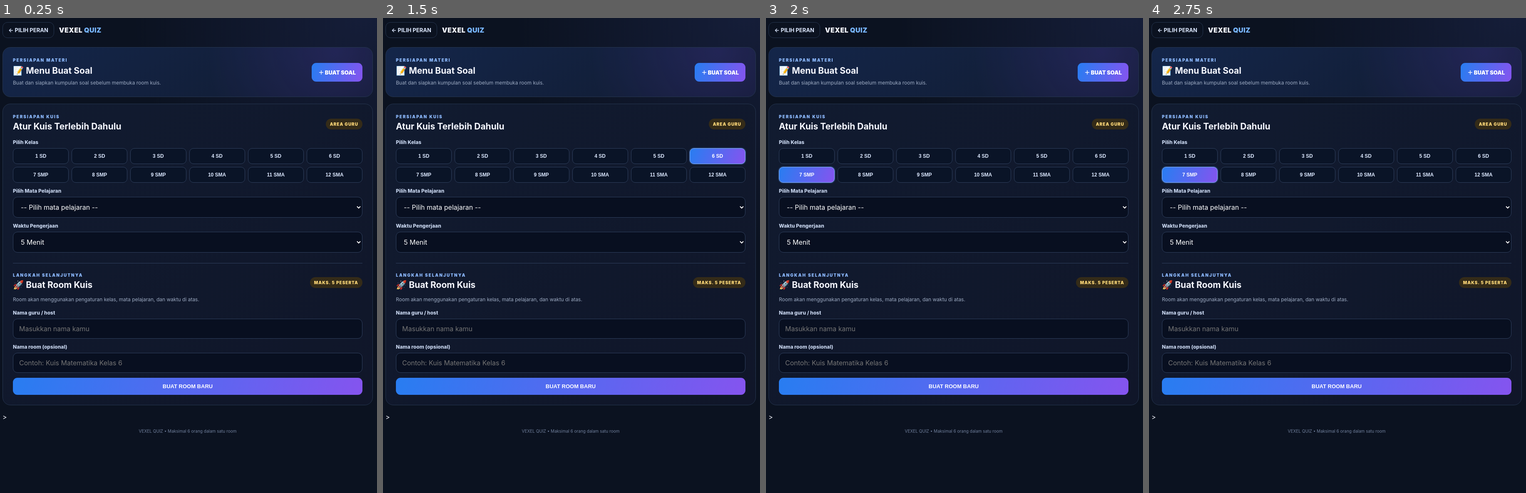
Above: before the commit, frames 1-4 (left to right).
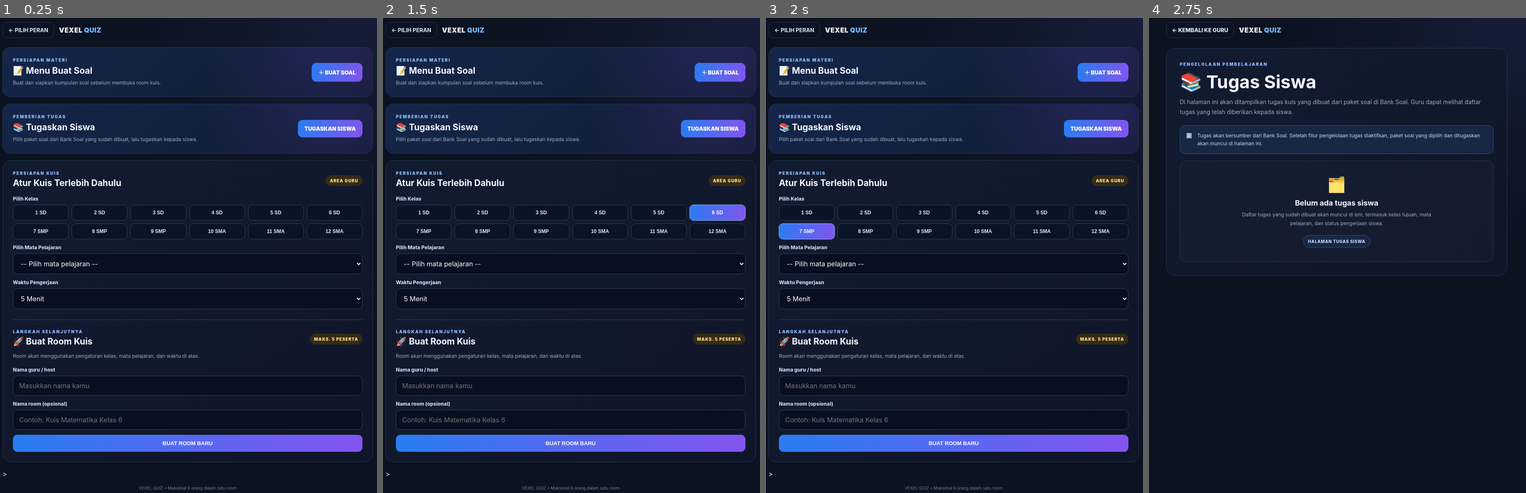
Above: after the commit, the same moments.

Repository: vexelkang-cell/gamepai
Game: browser game, page vexel-quiz/guru/index.html
Same seed, same stepped clock (60 frames per second), same inputs: the game is played once before the commit and once after it.
Inputs (mouse positions are in pixels of both pictures, inside the frame that each line leads up to):
- Up to frame 1 (0.25 s): no input
- Up to frame 2 (1.5 s): click "6 SD" at 1.27 s
- Up to frame 3 (2 s): click "7 SMP" at 1.87 s
- Up to frame 4 (2.75 s): click (1480, 127) at 2.02 s, where only the run after the commit has a clickable "TUGASKAN SISWA"

The runs differ from the first frame. In frame 1, 16% of the frame differs, in the area x 0-99%, y 18-100%; in frame 2, 17%; in frame 3, 17%; in frame 4, 15%.
Error in both runs: TypeError: Cannot read properties of null (reading 'addEventListener')

Commit message:
Tambahkan menu Tugaskan Siswa pada halaman guru

Diff:
--- a/vexel-quiz/guru/index.html
+++ b/vexel-quiz/guru/index.html
@@ -49,6 +49,10 @@
  <div class="question-menu-copy"><div class="eyebrow">PERSIAPAN MATERI</div><h2>📝 Menu Buat Soal</h2><p class="sub">Buat dan siapkan kumpulan soal sebelum membuka room kuis.</p></div>
  <a class="btn question-menu-button" id="makeQuestions" href="/vexel-quiz/guru/soal/">＋ BUAT SOAL</a>
 </section>
+<section class="card question-menu-card assignment-menu-card">
+ <div class="question-menu-copy"><div class="eyebrow">PEMBERIAN TUGAS</div><h2>📚 Tugaskan Siswa</h2><p class="sub">Pilih paket soal dari Bank Soal yang sudah dibuat, lalu tugaskan kepada siswa.</p></div>
+ <a class="btn question-menu-button" id="assignStudents" href="/vexel-quiz/guru/tugas/">TUGASKAN SISWA</a>
+</section>
 <section class="card quiz-workspace">
  <div class="heading"><div><div class="eyebrow">PERSIAPAN KUIS</div><h2>Atur Kuis Terlebih Dahulu</h2></div><span class="status">AREA GURU</span></div>
  <div class="field"><label>Pilih Kelas</label><div class="class-picker" id="classPicker" role="group" aria-label="Pilih kelas">
